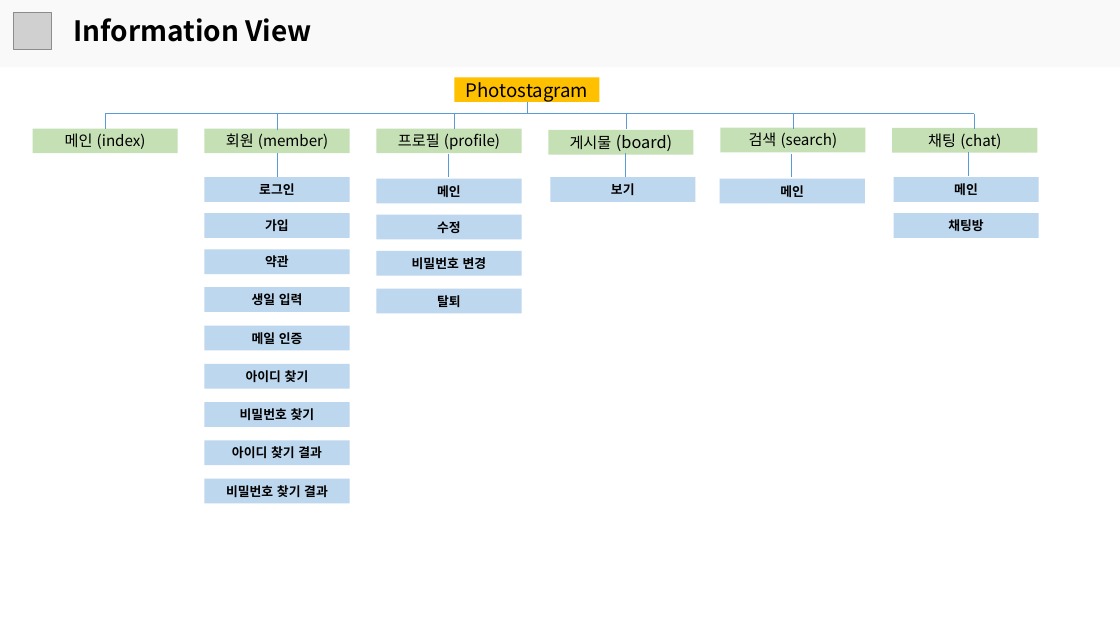
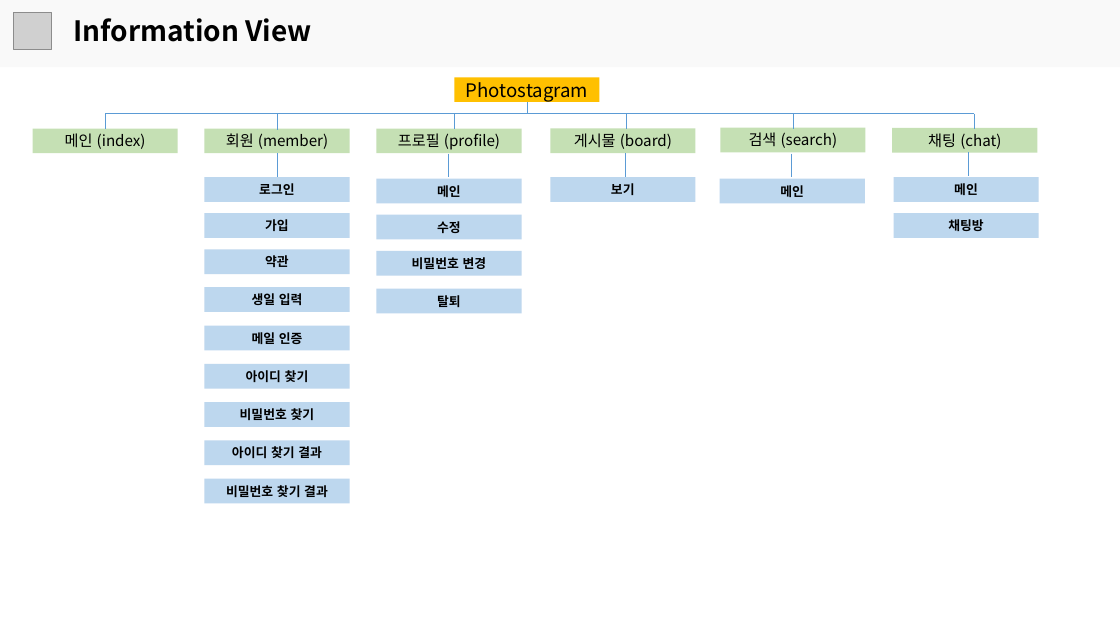
Before and after one commit to JGwanghou/Photostagram_, a slide deck: slide 7 of 프로젝트 발표 보고서.pptx. Drawn at 1120x630 pixels with LibreOffice and Linux fonts; fonts in the diff are those of the drawing; grey boxes stand for pictures. Boxes give left, top, right and bottom in pixels: in the first picture for what was removed or moved away, otherwise in the second. Text is boxed around its words. In the diff, an @@ line names an element or a change of style, - is before the commit and + after.

```diff
--- a/프로젝트 발표 보고서.pptx
+++ b/프로젝트 발표 보고서.pptx
@@ rectangle "게시물 (board)" at bbox=[550, 129, 696, 153]: size 14 to 13 pt in "(board)" @@
```
Also in this commit, not shown: 1 other slide changed.
